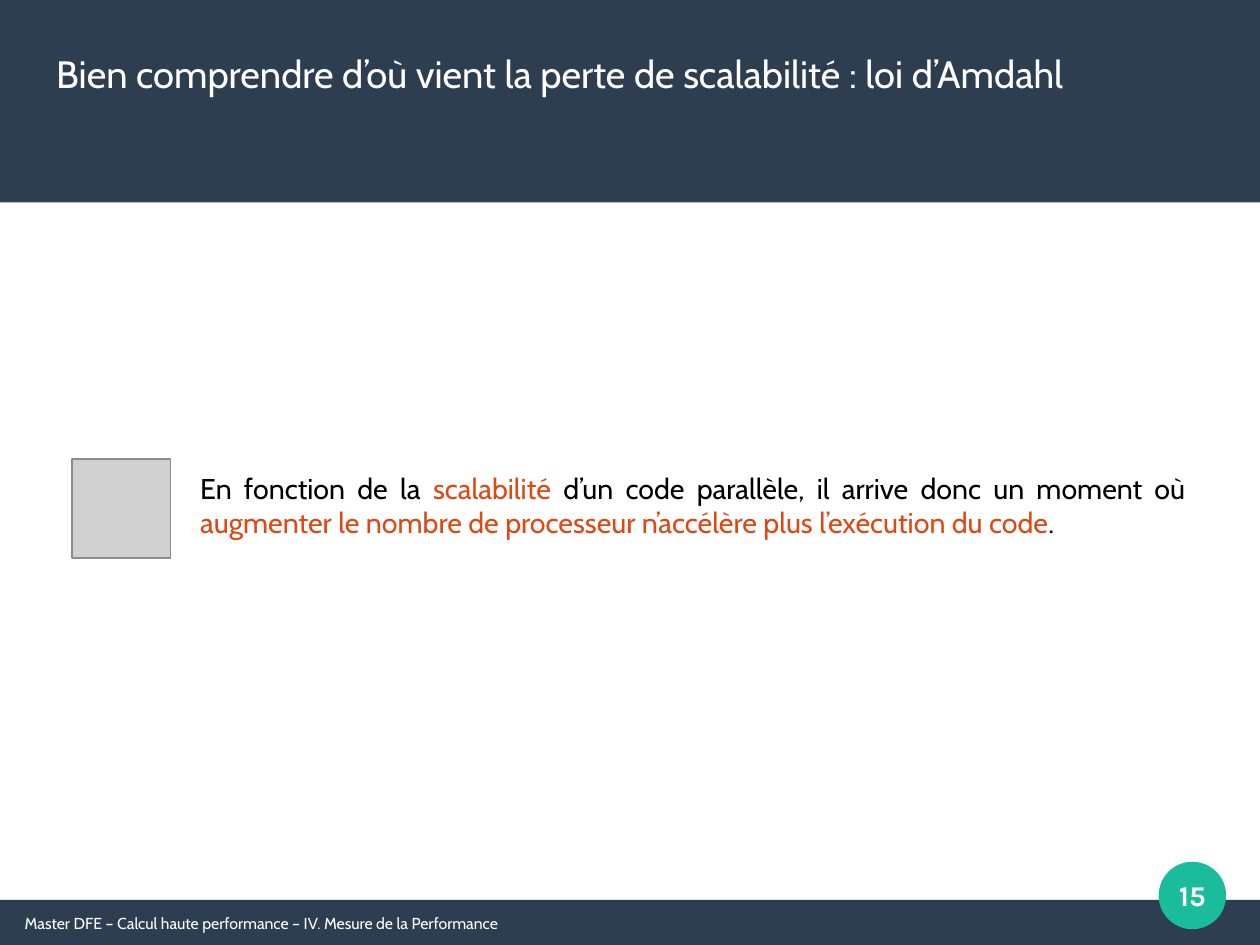
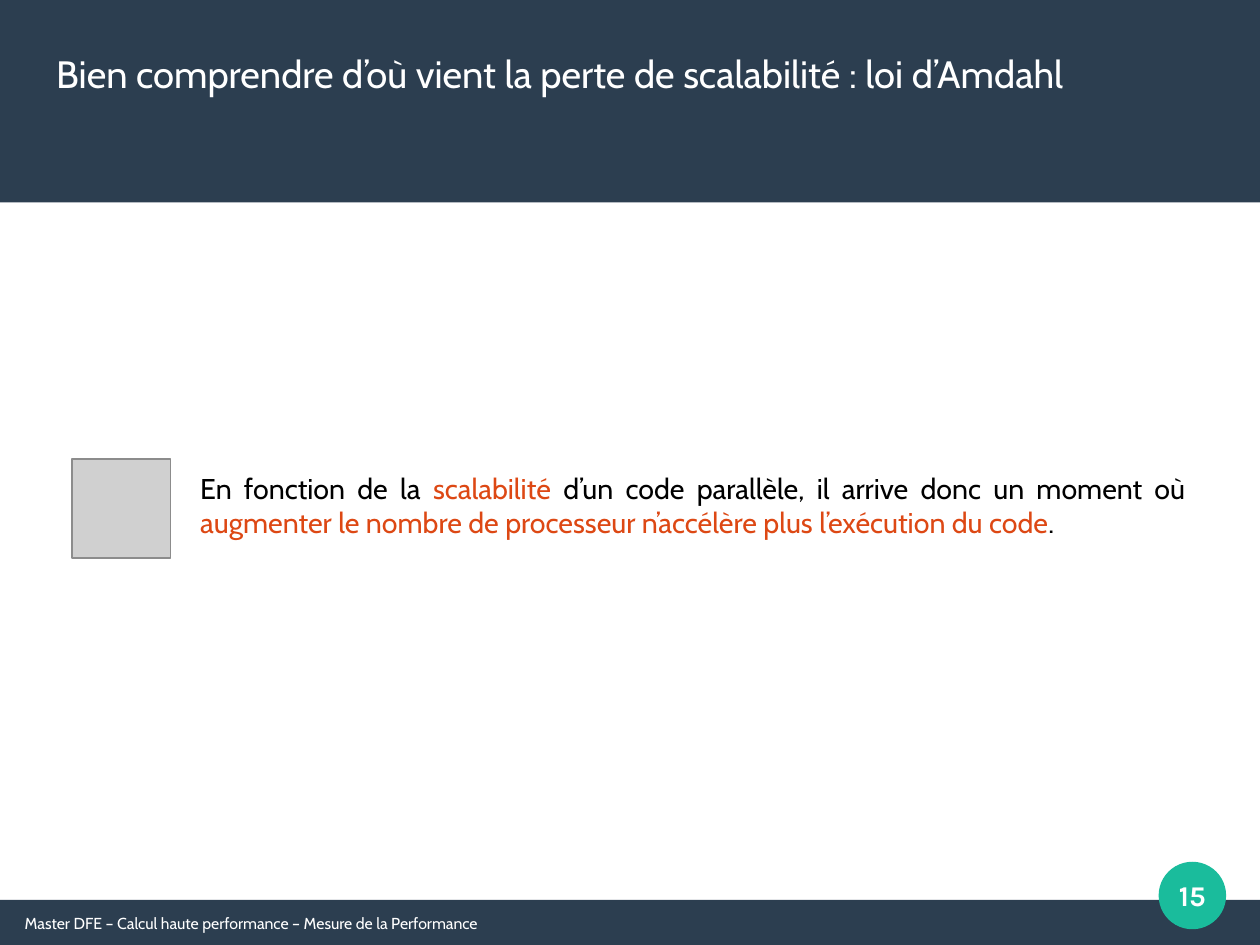
Before and after one commit to Maison-de-la-Simulation/HPC-DFE-Paris-Saclay, a slide deck: slide 15 of support/mesure_performance.odp. Drawn at 1260x945 pixels with LibreOffice and Linux fonts; fonts in the diff are those of the drawing; grey boxes stand for pictures. Boxes give left, top, right and bottom in pixels: in the first picture for what was removed or moved away, otherwise in the second. Text is boxed around its words. In the diff, an @@ line names an element or a change of style, - is before the commit and + after.

Commit message:
Update slides about performance and good practice

```diff
--- a/support/mesure_performance.odp
+++ b/support/mesure_performance.odp
@@ text at (x1=25, y1=917, x2=477, y2=933): text changed @@
-Master DFE – Calcul haute performance – IV. Mesure de la Performance
+Master DFE – Calcul haute performance – Mesure de la Performance
```
Also in this commit, not shown: 15 other slides changed, 3 other files.
